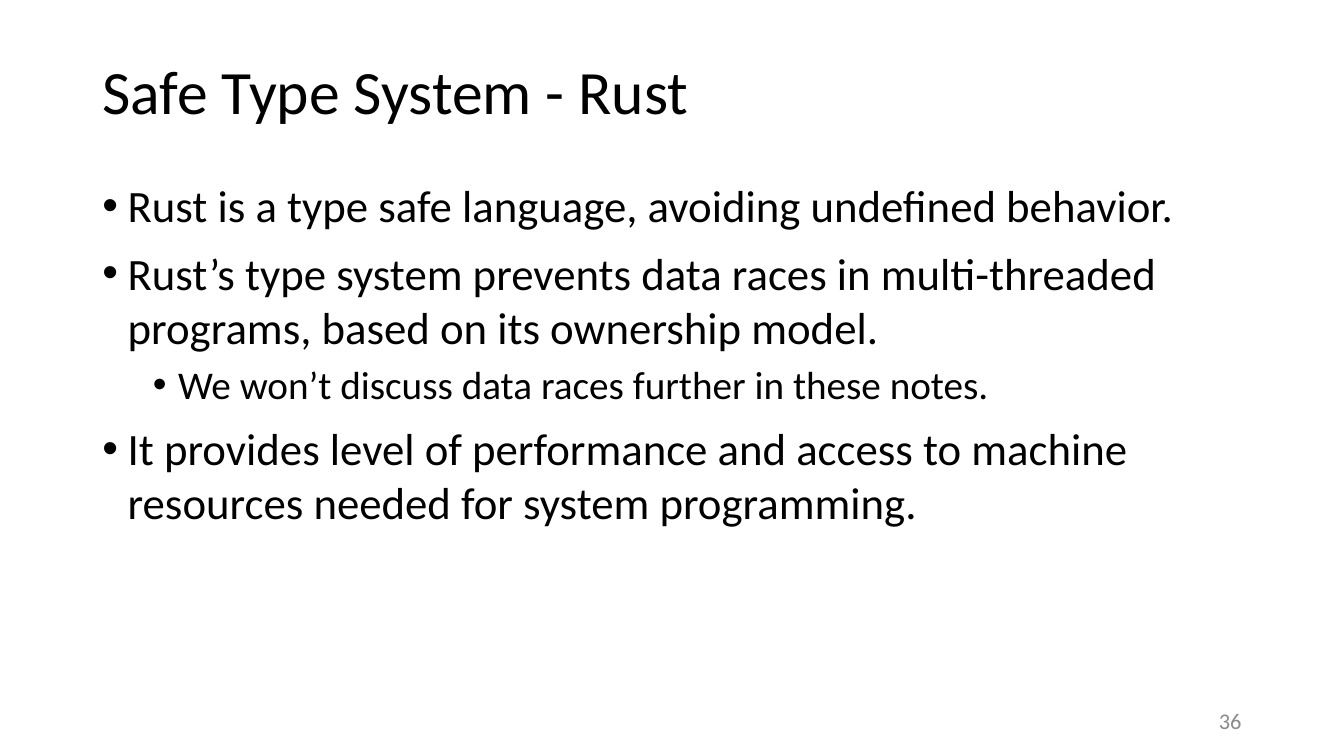
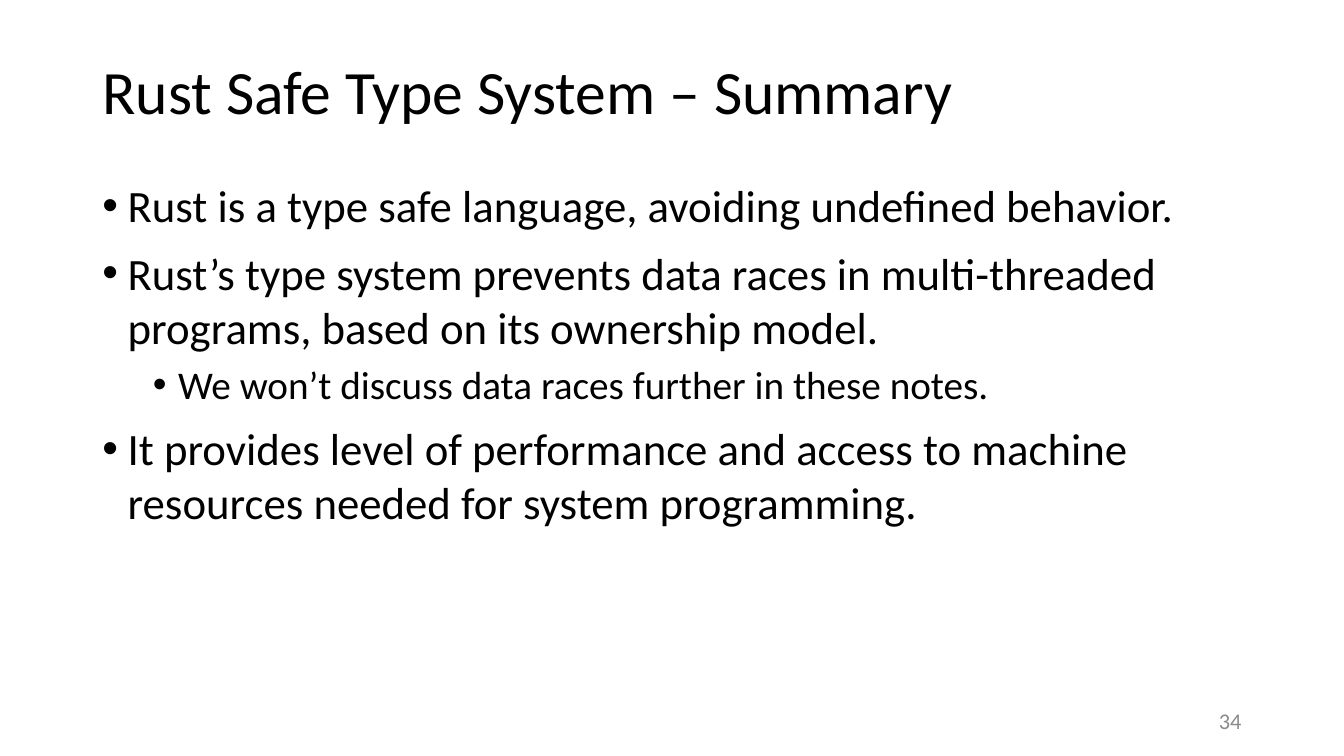
Before and after one commit to JimFawcett/JimFawcett.github.io, a slide deck: slide 34 of Resources/RustModels.pptx (slide 36 before the commit). Drawn at 1344x756 pixels with LibreOffice and Linux fonts; fonts in the diff are those of the drawing. Boxes give left, top, right and bottom in pixels: in the first picture for what was removed or moved away, otherwise in the second. Text is boxed around its words. In the diff, an @@ line names an element or a change of style, - is before the commit and + after.

Commit message:
reorganized and pruned RustModels presentation

```diff
--- a/Resources/RustModels.pptx
+++ b/Resources/RustModels.pptx
@@ text at [102, 71, 952, 124]: text changed @@
-Safe Type System - Rust
+Rust Safe Type System – Summary
@@ page number at [1219, 714, 1242, 729]: text changed @@
-36
+34
```
Also in this commit, not shown: 18 other slides changed, 4 slides added, 12 slides removed, 1 other file.
